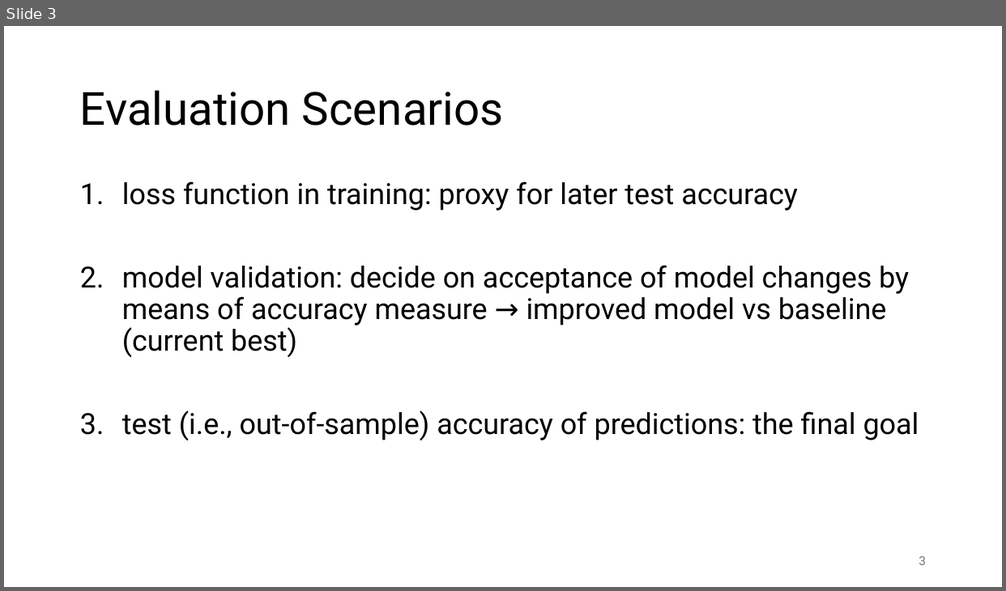
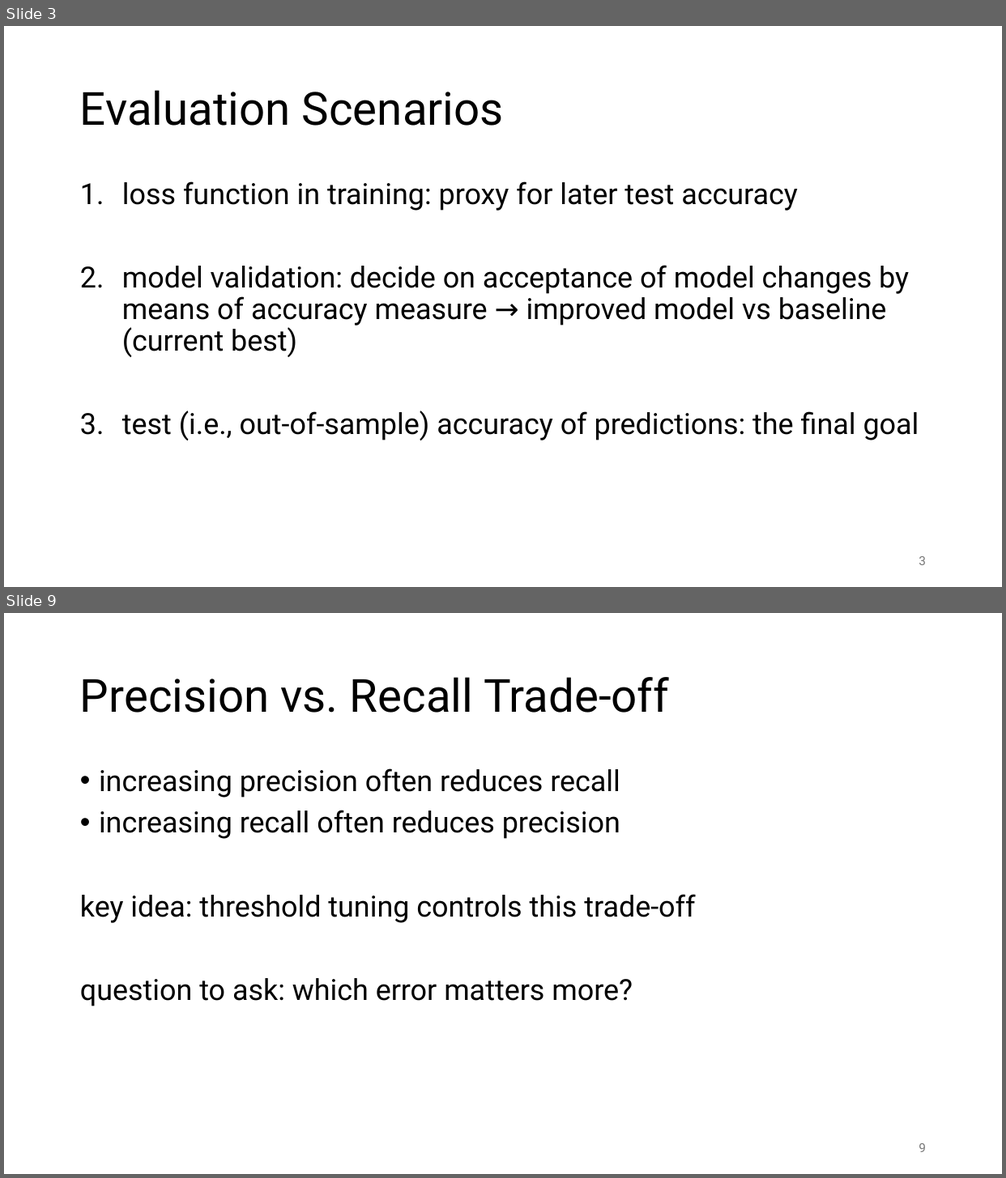
Before and after one commit to FelixWick/data_science, a slide deck: slides/7_model_evaluation.pptx. Shown one above the other, each under a label of ours: slide 3 before the commit, slides 3 and 9 after it; the slides between them are not shown. The pictures are 1006x591 and 1006x1178 pixels, drawn with LibreOffice and Linux fonts; fonts in the diff are those of the drawing. Boxes give left, top, right and bottom in pixels: in the first picture for what was removed or moved away, otherwise in the second. Text is boxed around its words. In the diff, an @@ line names an element or a change of style, - is before the commit and + after.

```diff
--- a/slides/7_model_evaluation.pptx
+++ b/slides/7_model_evaluation.pptx
@@ slide 9 added at (4,613,1002,1174), background #FFFFFF @@
@@ title added at (80,677,669,713), 44 pt, text #000000 @@
+Precision vs. Recall Trade-off
@@ text added at (80,769,695,1007), 28 pt, text #000000 @@
+• increasing precision often reduces recall
+• increasing recall often reduces precision
+key idea: threshold tuning controls this trade-off
+question to ask: which error matters more?
@@ page number added at (918,1144,926,1152), 12 pt, text #797979 @@
+9
```
Also in this commit, not shown: 7 slides changed, 23 other slides added, 7 slides removed, 2 other files.
